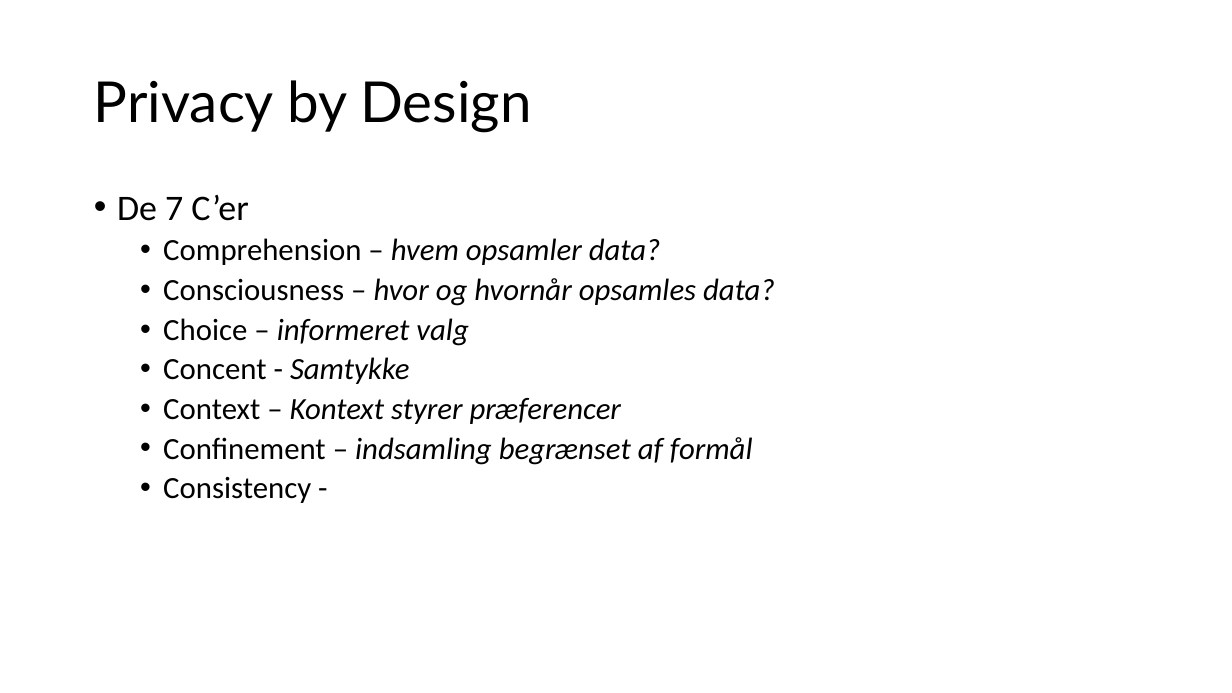
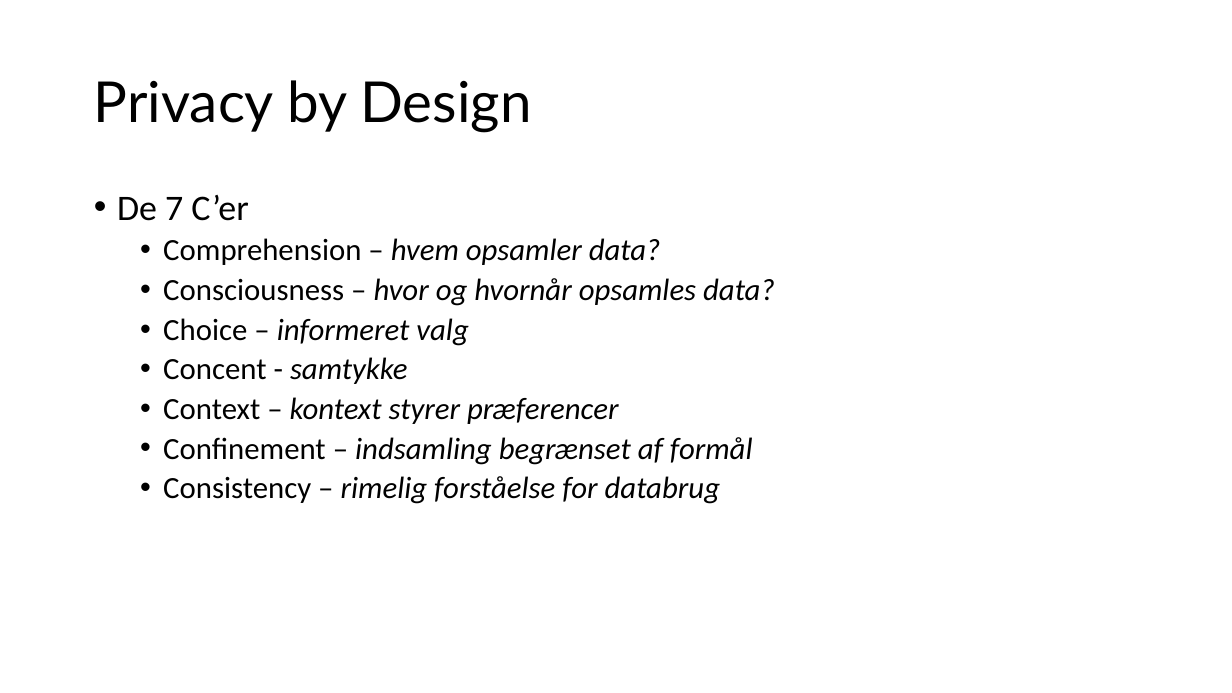
Before and after one commit to Kristiansax/kea-software-security-exam-slides, a slide deck: slide 4 of 10 - Security design og principper for sikkert design.pptx. Drawn at 1232x693 pixels with LibreOffice and Linux fonts; fonts in the diff are those of the drawing. Boxes give left, top, right and bottom in pixels: in the first picture for what was removed or moved away, otherwise in the second. Text is boxed around its words. In the diff, an @@ line names an element or a change of style, - is before the commit and + after.

```diff
--- a/10 - Security design og principper for sikkert design.pptx
+++ b/10 - Security design og principper for sikkert design.pptx
@@ text at (163,357,618,424): text changed @@
-  • Concent - Samtykke
-  • Context – Kontext styrer præferencer
+  • Concent - samtykke
+  • Context – kontext styrer præferencer
@@ text at (163,476,720,504): text changed; italic on @@
-  • Consistency -
+  • Consistency – rimelig forståelse for databrug
```
Also in this commit, not shown: 2 other slides changed, 2 other files.
